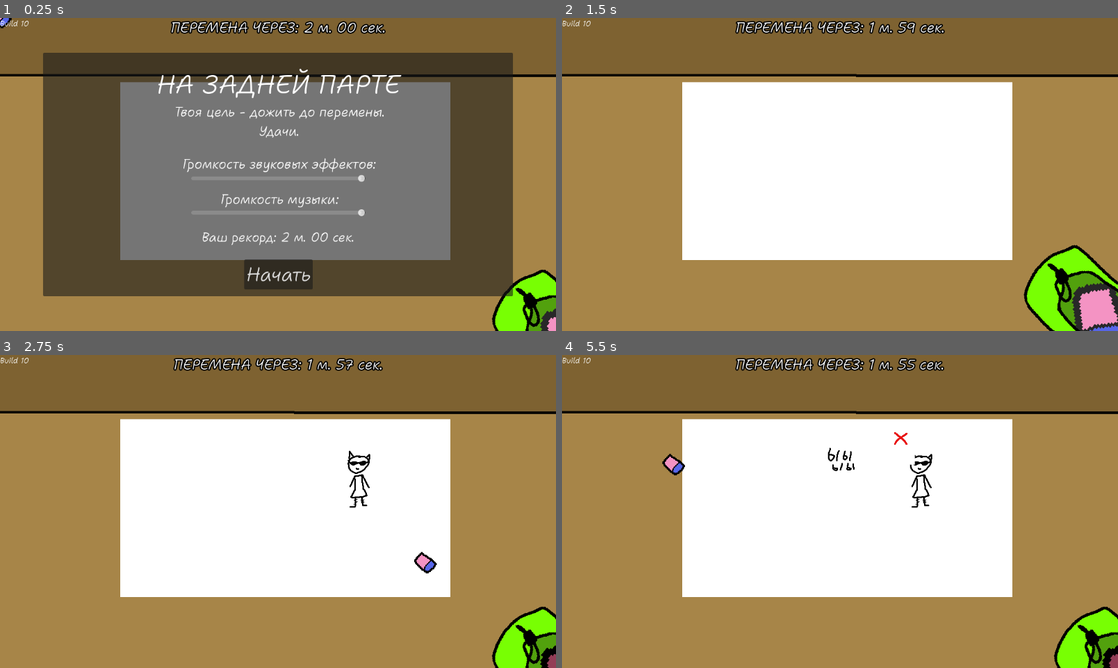
Above: before the commit, frames 1-4 (two rows, left to right).
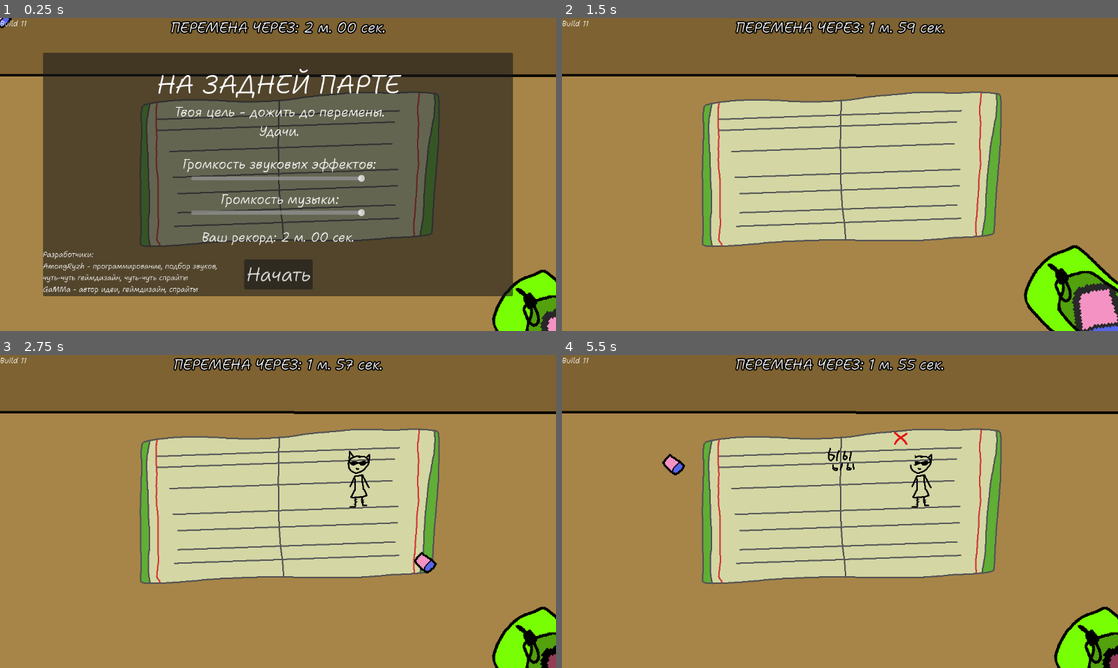
Above: after the commit, the same moments.

Repository: AmongRyzh/maxter-s-jam-2026
Game: Godot game, scene res://gameplay.tscn
The game is run twice, just before and just after one commit, with the same random seed, the same clock (stepped at 60 frames per second) and the same inputs. The engine's default icon, where the game draws it, is replaced by a stand-in: a white triangle on a blue panel in a dark square. Sound files missing from this copy of the repository are replaced by a short silence.
Inputs (mouse positions are in pixels of both pictures, inside the frame that each line leads up to):
- Up to frame 1 (0.25 s): no input
- Up to frame 2 (1.5 s): click "Начать" at 0.5 s; move the mouse to (1079, 299) at 1.27 s; click (1079, 299) at 1.42 s
- Up to frame 3 (2.75 s): move the mouse to (422, 564) at 2.02 s; click (422, 564) at 2.17 s
- Up to frame 4 (5.5 s): move the mouse to (895, 442) at 2.77 s; click (895, 442) at 2.92 s; move the mouse to (812, 574) at 3.52 s; click (812, 574) at 3.67 s; move the mouse to (1006, 558) at 4.27 s; click (1006, 558) at 4.42 s; move the mouse to (673, 464) at 5.02 s; click (673, 464) at 5.17 s

The runs differ from the first frame. In frame 1, 32% of the frame differs, in the area x 4-81%, y 0-89%; in frame 2, 34%, in the area x 4-81%, y 0-78%; in frame 3, 33%; in frame 4, 34%.

Commit message:
новые спрайты (финальные)

Diff:
--- a/gameplay.tscn
+++ b/gameplay.tscn
@@ -22,6 +22,7 @@
 [ext_resource type="Texture2D" uid="uid://b5ofoqnche52t" path="res://teacher/teacher_not_looking.png" id="12_45aep"]
 [ext_resource type="AudioStream" uid="uid://6d62qaxhox2c" path="res://sfx/peremena.ogg" id="13_tyrfw"]
 [ext_resource type="PackedScene" uid="uid://dk7cjptcceqqb" path="res://dangers/paper_plane/paper_plane.tscn" id="14_eod45"]
+[ext_resource type="Texture2D" uid="uid://tdooes53a5po" path="res://notebook.png" id="16_dsr22"]
 [ext_resource type="AudioStream" uid="uid://cytm2cfklela2" path="res://sfx/teacher_walking/neizvesten_-_zvuk_shagov-1.ogg" id="20_1ni6y"]
 [ext_resource type="Texture2D" uid="uid://c46cdh7174blm" path="res://desk.png" id="20_2em84"]
 [ext_resource type="AudioStream" uid="uid://ilhwu20b4u42" path="res://sfx/teacher_walking/neizvesten_-_zvuk_shagov-2.ogg" id="21_xvjhw"]
@@ -38,9 +39,6 @@
 [ext_resource type="Script" uid="uid://dhi8f6nmrbw0o" path="res://desk_area.gd" id="35_d3t05"]
 [ext_resource type="Script" uid="uid://uth6krii35mx" path="res://start_game_panel.gd" id="35_s35uu"]
 [ext_resource type="AudioStream" uid="uid://d07yr4kx6v2g1" path="res://sfx/sound_check.ogg" id="36_5a717"]
-
-[sub_resource type="PlaceholderTexture2D" id="PlaceholderTexture2D_eod45"]
-size = Vector2(684, 368)
 
 [sub_resource type="RectangleShape2D" id="RectangleShape2D_njsjv"]
 size = Vector2(1152, 534)
@@ -139,11 +137,11 @@
 
 [node name="PainterImage" type="Sprite2D" parent="PainterImages" unique_id=1908524790 node_paths=PackedStringArray("gameplay") groups=["painter_image"]]
 position = Vector2(591, 317)
-texture = SubResource("PlaceholderTexture2D_eod45")
+texture = ExtResource("16_dsr22")
 script = ExtResource("3_oe8ih")
-generate_img_on_ready = true
 img_size = Vector2i(684, 368)
 gameplay = NodePath("../..")
+erase_with_initial_texture_color = true
 
 [node name="Timers" type="Node2D" parent="." unique_id=1585624531]
 
@@ -216,10 +214,12 @@
 
 [node name="Teacher" type="Sprite2D" parent="." unique_id=1773635809 node_paths=PackedStringArray("gameplay")]
 z_index = -2
-position = Vector2(1252, 152)
+position = Vector2(1291, 152)
 scale = Vector2(0.75, 0.75)
 texture = ExtResource("10_1qy1k")
 script = ExtResource("11_3n40r")
+x_pos_start = 1291.0
+x_pos_end = -225.0
 y_pos_up = 214.0
 y_pos_down = -101.0
 walking_duration = 6.0
@@ -250,9 +250,9 @@
 [node name="CanvasLayer" type="CanvasLayer" parent="." unique_id=974538232]
 
 [node name="BuildLabel" type="Label" parent="CanvasLayer" unique_id=353407264]
-offset_right = 53.0
+offset_right = 56.0
 offset_bottom = 23.0
-text = "Build 10"
+text = "Build 11"
 
 [node name="GameFinishLabel" type="Label" parent="CanvasLayer" unique_id=1348736259]
 anchors_preset = 5
@@ -486,6 +486,25 @@
 theme_override_font_sizes/font_size = 26
 text = "Ваш рекорд: 2 м. 00 сек."
 horizontal_alignment = 1
+
+[node name="SafeModeLabel2" type="Label" parent="CanvasLayer/StartGamePanel" unique_id=89405814]
+layout_mode = 1
+anchors_preset = 8
+anchor_left = 0.5
+anchor_top = 0.5
+anchor_right = 0.5
+anchor_bottom = 0.5
+offset_left = -487.0
+offset_top = 155.0
+offset_right = -107.0
+offset_bottom = 252.0
+grow_horizontal = 2
+grow_vertical = 2
+theme_override_font_sizes/font_size = 15
+text = "Разработчики:
+AmongRyzh - программирование, подбор звуков, чуть-чуть геймдизайн, чуть-чуть спрайты
+GaMMa - автор идеи, геймдизайн, спрайты"
+autowrap_mode = 2
 
 [node name="StartButton" type="Button" parent="CanvasLayer/StartGamePanel" unique_id=1847108589]
 layout_mode = 1
Binary file added: notebook.png
Not shown, added: notebook.png.import
Binary file changed: teacher/teacher_looking.png
Binary file changed: teacher/teacher_not_looking.png
